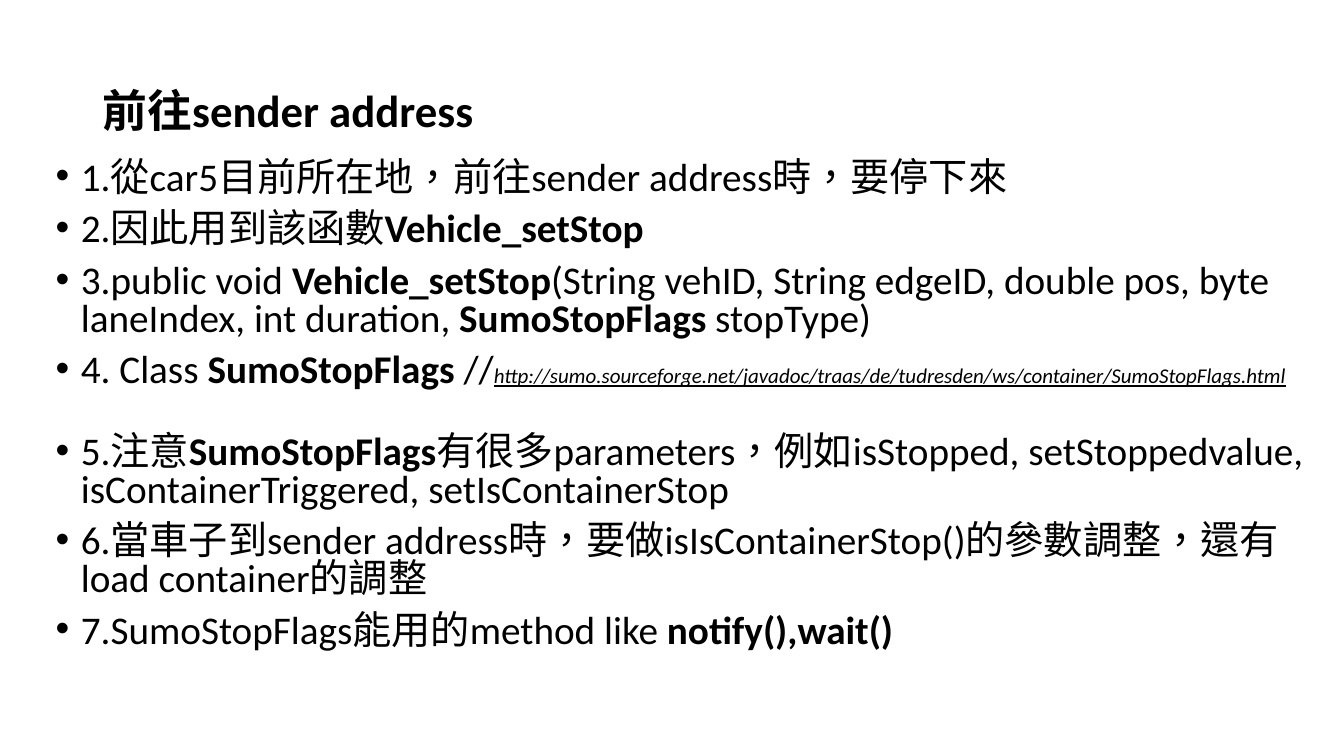
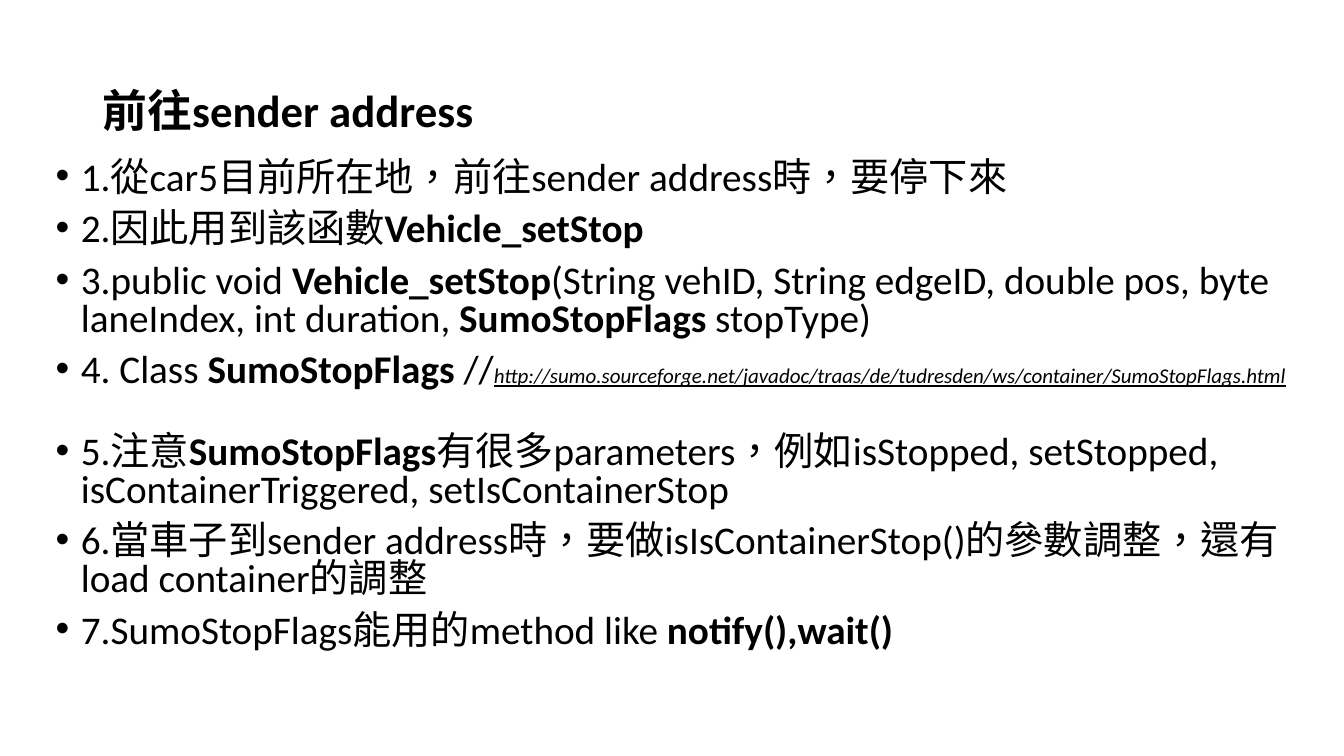
Before and after one commit to YenKang/Smart-Logistics-Plan, a slide deck: slide 5 of eclipse workspace/java_library/sumo_implementation recording.pptx. Drawn at 1344x756 pixels with LibreOffice and Linux fonts; fonts in the diff are those of the drawing. Boxes give left, top, right and bottom in pixels: in the first picture for what was removed or moved away, otherwise in the second. Text is boxed around its words. In the diff, an @@ line names an element or a change of style, - is before the commit and + after.

```diff
--- a/eclipse workspace/java_library/sumo_implementation recording.pptx
+++ b/eclipse workspace/java_library/sumo_implementation recording.pptx
@@ text at <box>81,432,1218,510</box>: text changed @@
-• 5.注意SumoStopFlags有很多parameters，例如isStopped, setStoppedvalue, isContainerTriggered, setIsContainerStop
+• 5.注意SumoStopFlags有很多parameters，例如isStopped, setStopped, isContainerTriggered, setIsContainerStop
```
Also in this commit, not shown: 2 other slides changed, 9 slides added, 1 slide removed, 8 other files.
